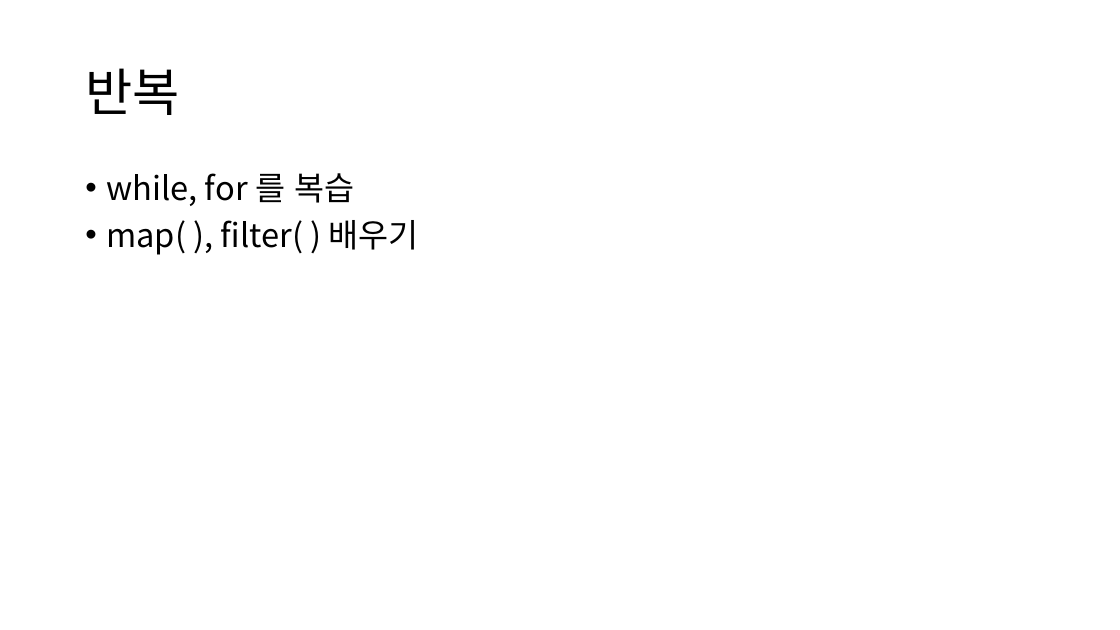
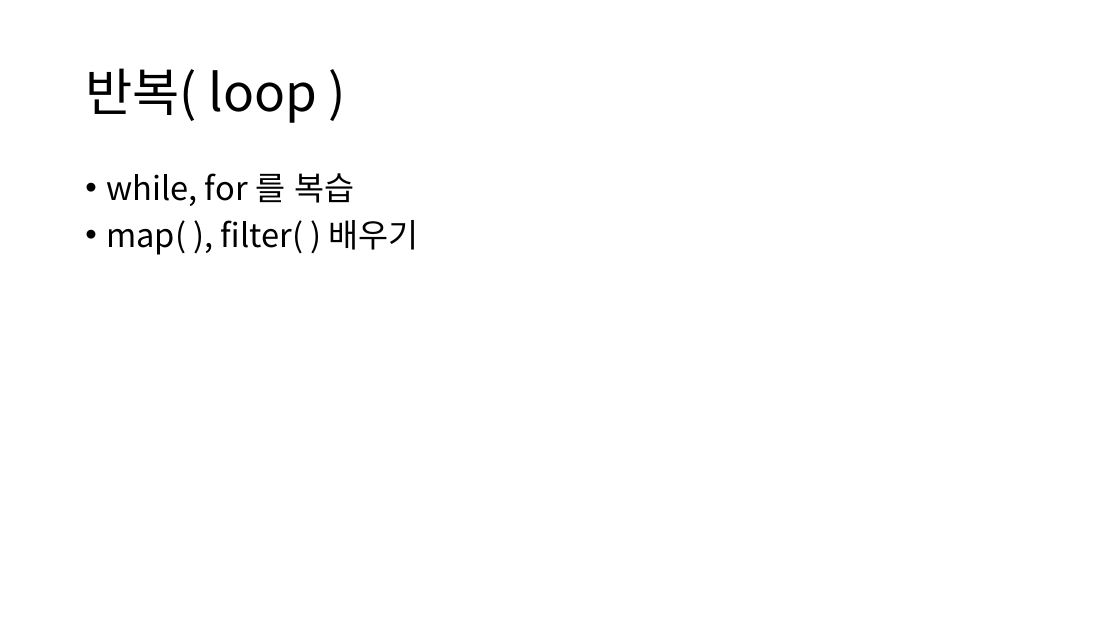
Before and after one commit to GNUCSAssistants/2021webprogramming, a slide deck: slide 1 of 수업/8. JavaScript (4)/PPT/JavaScript(4).pptx. Drawn at 1120x630 pixels with LibreOffice and Linux fonts; fonts in the diff are those of the drawing. Boxes give left, top, right and bottom in pixels: in the first picture for what was removed or moved away, otherwise in the second. Text is boxed around its words. In the diff, an @@ line names an element or a change of style, - is before the commit and + after.

```diff
--- a/수업/8. JavaScript (4)/PPT/JavaScript(4).pptx
+++ b/수업/8. JavaScript (4)/PPT/JavaScript(4).pptx
@@ title at bbox=[85, 68, 318, 123]: text changed @@
-반복
+반복( loop )
```
Also in this commit, not shown: 1 other slide changed, 24 slides added, 25 other files.
